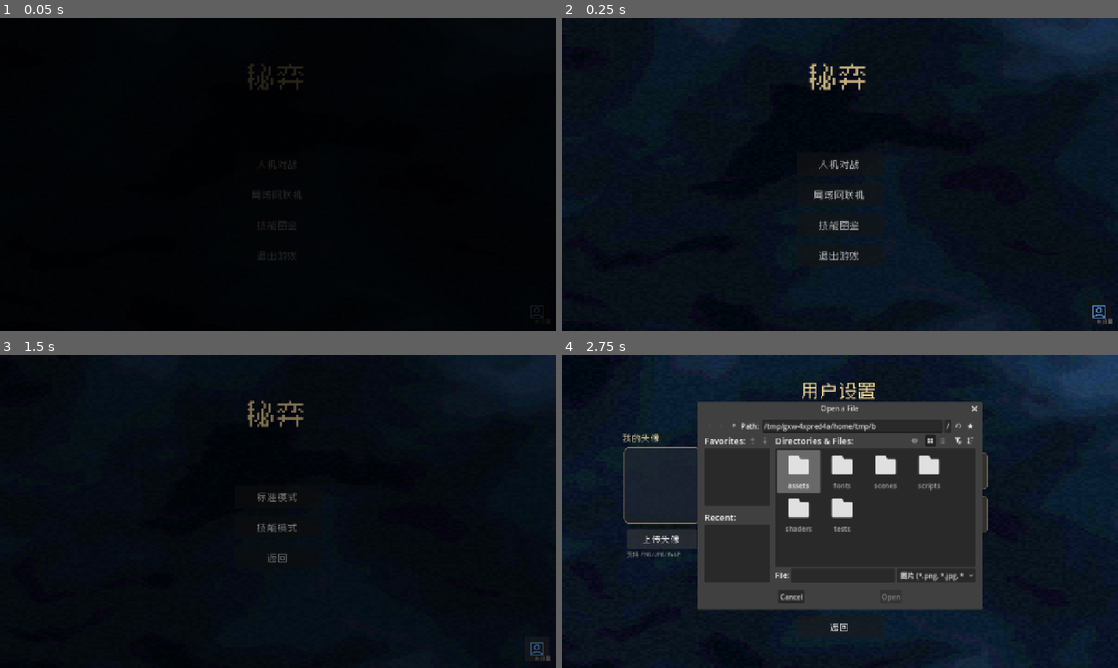
Above: before the commit, frames 1-4 (two rows, left to right).
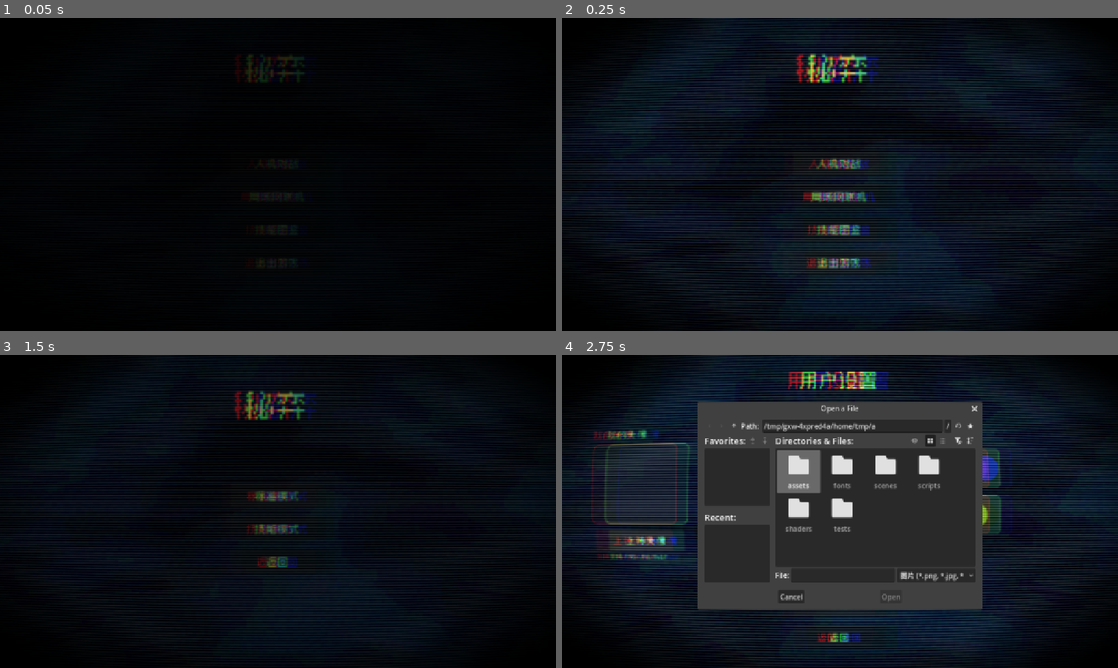
Above: after the commit, the same moments.

Repository: Lurongshika/ChessGame
Game: Godot game, scene res://scenes/main.tscn
Same seed, same stepped clock (60 frames per second), same inputs: the game is played once before the commit and once after it.
Inputs (mouse positions are in pixels of both pictures, inside the frame that each line leads up to):
- Up to frame 1 (0.05 s): no input
- Up to frame 2 (0.25 s): no input
- Up to frame 3 (1.5 s): click "人机对战" at 0.5 s; click (539, 649) at 1.27 s
- Up to frame 4 (2.75 s): click "上传头像" at 2 s

The runs differ from the first frame. In frame 1, 0.6% of the frame differs, in the area x 42-98%, y 11-96%; in frame 2, 14%; in frame 3, 4.7%; in frame 4, 22%, in the area x 0-100%, y 0-100%.

Commit message:
全局CRT后处理效果(参考CrtTypewriter)

Diff:
--- a/global.gd
+++ b/global.gd
@@ -24,6 +24,32 @@
 ]
 
 
+# --- CRT 后处理(全局,参考 CrtTypewriter) ---
+var _crt_layer: CanvasLayer
+var _crt_rect: ColorRect
+
+
+func _setup_crt() -> void:
+	# CRT 全屏后处理层(layer 99,在过渡层 100 之下)
+	_crt_layer = CanvasLayer.new()
+	_crt_layer.layer = 99
+	add_child(_crt_layer)
+	_crt_rect = ColorRect.new()
+	_crt_rect.color = Color(1, 1, 1, 1)
+	_crt_rect.set_anchors_and_offsets_preset(Control.PRESET_FULL_RECT)
+	_crt_rect.mouse_filter = Control.MOUSE_FILTER_IGNORE
+	var mat := ShaderMaterial.new()
+	mat.shader = load("res://shaders/crt.gdshader")
+	_crt_rect.material = mat
+	_crt_layer.add_child(_crt_rect)
+
+
+# 开关 CRT 效果(默认开)
+func set_crt_enabled(enabled: bool) -> void:
+	if _crt_rect != null:
+		_crt_rect.visible = enabled
+
+
 # --- 场景过渡(淡入淡出) ---
 var _fade_layer: CanvasLayer
 var _fade_rect: ColorRect
@@ -35,6 +61,8 @@
 
 
 func _ready() -> void:
+	# CRT 后处理层(全屏,参考 CrtTypewriter 效果)
+	_setup_crt()
 	# 过渡层(最高层,常驻)
 	_fade_layer = CanvasLayer.new()
 	_fade_layer.layer = 100
--- /dev/null
+++ b/shaders/crt.gdshader
@@ -0,0 +1,68 @@
+// CRT 后处理效果(参考 CrtTypewriter):屏幕弯曲 + 色散 + 模糊 + 扫描线 + 暗角
+// 用法:全屏 ColorRect + CanvasLayer(layer 高),material 用此 shader
+shader_type canvas_item;
+
+uniform sampler2D screen_texture : hint_screen_texture, filter_linear;
+
+uniform float scan_intensity : hint_range(0.0, 0.3) = 0.08;
+uniform float curve_val : hint_range(1.0, 10.0) = 4.0;
+uniform float aberration : hint_range(0.0, 0.05) = 0.012;
+uniform float blur_size : hint_range(0.0, 0.01) = 0.0015;
+uniform float brightness : hint_range(0.8, 1.6) = 1.15;
+
+// 屏幕弯曲:边缘向内凹陷
+vec2 curve(vec2 uv) {
+	uv = (uv - 0.5) * 2.0;
+	vec2 offset = abs(uv.yx) / vec2(max(curve_val, 1.0), max(curve_val, 1.0));
+	uv = uv + uv * offset * offset;
+	uv = uv * 0.92;
+	uv = (uv / 2.0) + 0.5;
+	return uv;
+}
+
+// CRT 主体:色散 + 模糊 + 扫描线 + 暗角
+vec3 crt_color(vec2 crt_uv) {
+	// 色散:RGB 通道微偏移(边缘更明显)
+	float dist = distance(crt_uv, vec2(0.5));
+	float ab = aberration + dist * aberration * 2.0;
+	float r = texture(screen_texture, crt_uv + vec2(ab, 0.0)).r;
+	float g = texture(screen_texture, crt_uv).g;
+	float b = texture(screen_texture, crt_uv - vec2(ab, 0.0)).b;
+	vec3 base = vec3(r, g, b);
+
+	// 高斯模糊(对角采样)
+	vec3 blur = vec3(0.0);
+	float bs = blur_size;
+	blur += texture(screen_texture, crt_uv + vec2(-bs, -bs)).rgb;
+	blur += texture(screen_texture, crt_uv + vec2(bs, bs)).rgb;
+	blur += texture(screen_texture, crt_uv + vec2(-bs, bs)).rgb;
+	blur += texture(screen_texture, crt_uv + vec2(bs, -bs)).rgb;
+	blur *= 0.25;
+
+	vec3 col = mix(base, blur, 0.3);
+
+	// 扫描线(横向明暗条纹,随时间缓慢滚动)
+	float scan = sin(crt_uv.y * 800.0 + TIME * 5.0) * scan_intensity;
+	col -= scan;
+
+	// 暗角(边缘变暗)
+	float vignette = smoothstep(0.65, 0.35, dist);
+	col *= vignette;
+
+	// 整体提亮
+	col *= brightness;
+
+	return col;
+}
+
+void fragment() {
+	vec2 uv = UV;
+	vec2 crt_uv = curve(uv);
+
+	// 弯曲后超出屏幕:黑色
+	if (crt_uv.x < 0.0 || crt_uv.x > 1.0 || crt_uv.y < 0.0 || crt_uv.y > 1.0) {
+		COLOR = vec4(0.0, 0.0, 0.0, 1.0);
+	} else {
+		COLOR = vec4(crt_color(crt_uv), 1.0);
+	}
+}
Not shown, added: shaders/crt.gdshader.uid
